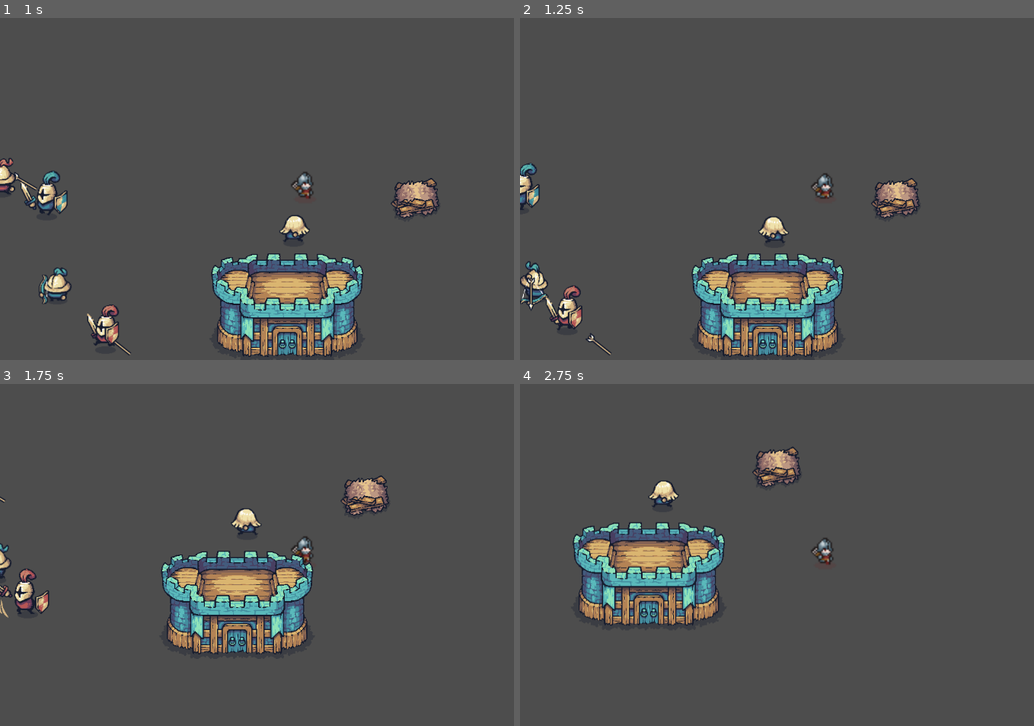
Above: before the commit, frames 1-4 (two rows, left to right).
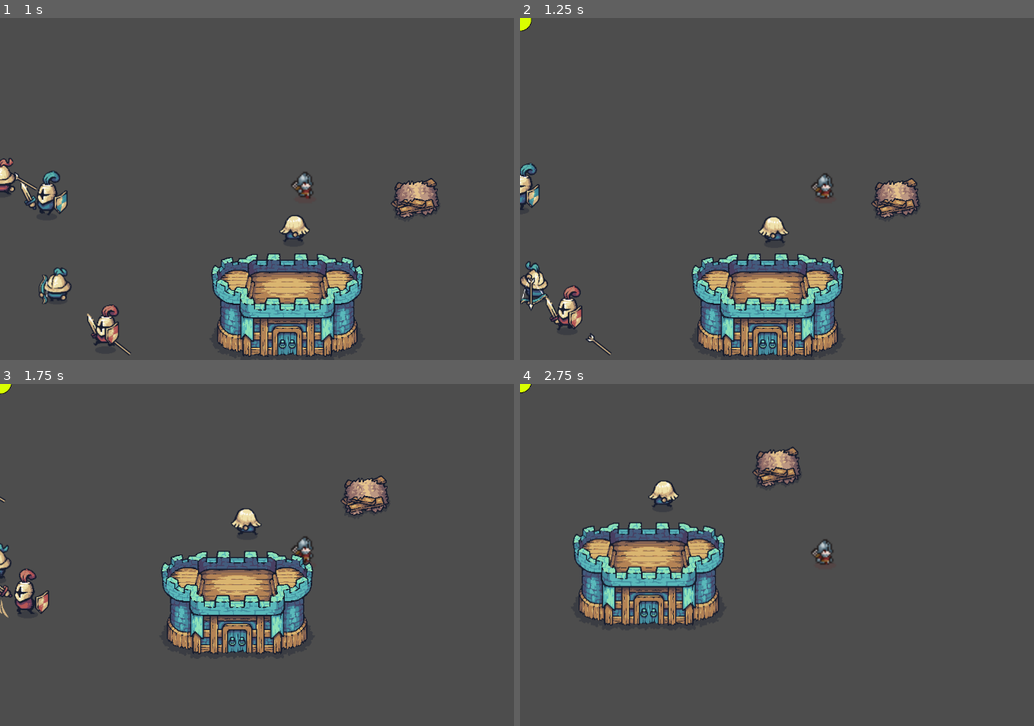
Above: after the commit, the same moments.

Repository: achotai2/battle-game-2D-proto
Game: Godot game, scene res://Scenes/main.tscn
Same seed, same stepped clock (60 frames per second), same inputs: the game is played once before the commit and once after it.
Inputs (mouse positions are in pixels of both pictures, inside the frame that each line leads up to):
- Up to frame 1 (1 s): move the mouse to (436, 171) at 0.52 s; hold Right (move_right) from 0.53 s (still down); tap Ctrl (attack) at 0.6 s
- Up to frame 2 (1.25 s): keep holding Right (move_right)
- Up to frame 3 (1.75 s): move the mouse to (185, 572) at 1.27 s; release Right (move_right) at 1.28 s; hold S (move_down) from 1.28 s (still down); click (185, 572) at 1.35 s
- Up to frame 4 (2.75 s): move the mouse to (884, 479) at 2.02 s; release S (move_down) at 2.03 s; hold Right (move_right) from 2.03 s (still down); tap Space (interact) at 2.1 s

Frame 1 is identical in both runs. In frame 2, less than 0.1% of the frame differs, in the area x 0-3%, y 0-4%; in frame 3, less than 0.1%; in frame 4, 0.2%, in the area x 0-62%, y 0-53%.
Error before the commit: Parse Error: Value of type "Node2D" cannot be assigned to a variable of type "InteractPrompt". (res://Scripts/PlayerInteractor.gd:67)
Error after the commit: Invalid call. Nonexistent function 'world_to_screen' in base 'Camera2D'. (res://Scripts/InteractPrompt.gd:50)

Commit message:
Update interact prompt API usage

Diff:
--- a/Scripts/PlayerInteractor.gd
+++ b/Scripts/PlayerInteractor.gd
@@ -64,7 +64,7 @@
 	if prompt_scene == null:
 		return
 
-	_prompt = prompt_scene.instantiate() as Node2D
+	_prompt = prompt_scene.instantiate() as InteractPrompt
 	if _prompt == null:
 		return
 
@@ -72,7 +72,7 @@
 		prompt_parent.add_child(_prompt)
 	else:
 		add_child(_prompt)
-	_prompt.hide()
+	_prompt.hide_prompt()
 
 
 func _select_best_target() -> Interactable:
@@ -123,20 +123,20 @@
 	var percent_left: float = 1.0
 	if not _interaction_timer.is_stopped():
 		percent_left = _interaction_timer.time_left / _current_target.get_interaction_time()
-	_prompt.set_base_position(anchor_position, percent_left)
+	_prompt.set_world_target(anchor_position, percent_left)
 	_show_prompt()
 
 
 func _show_prompt() -> void:
 	if _prompt == null:
 		return
-	_prompt.show()
+	_prompt.show_prompt()
 
 
 func _hide_prompt() -> void:
 	if _prompt == null:
 		return
-	_prompt.hide()
+	_prompt.hide_prompt()
 
 
 func _try_start_interaction() -> void:
